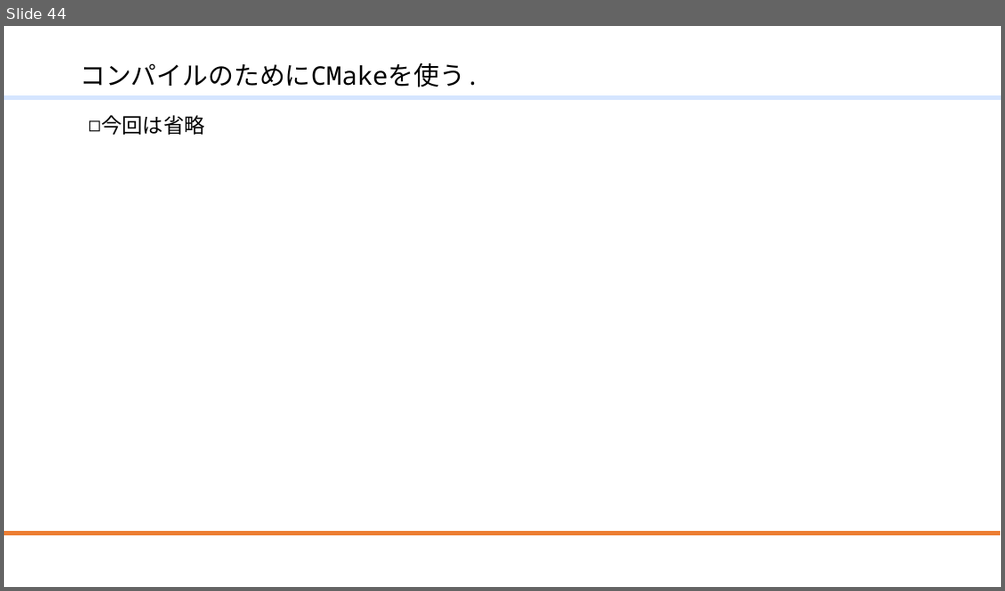
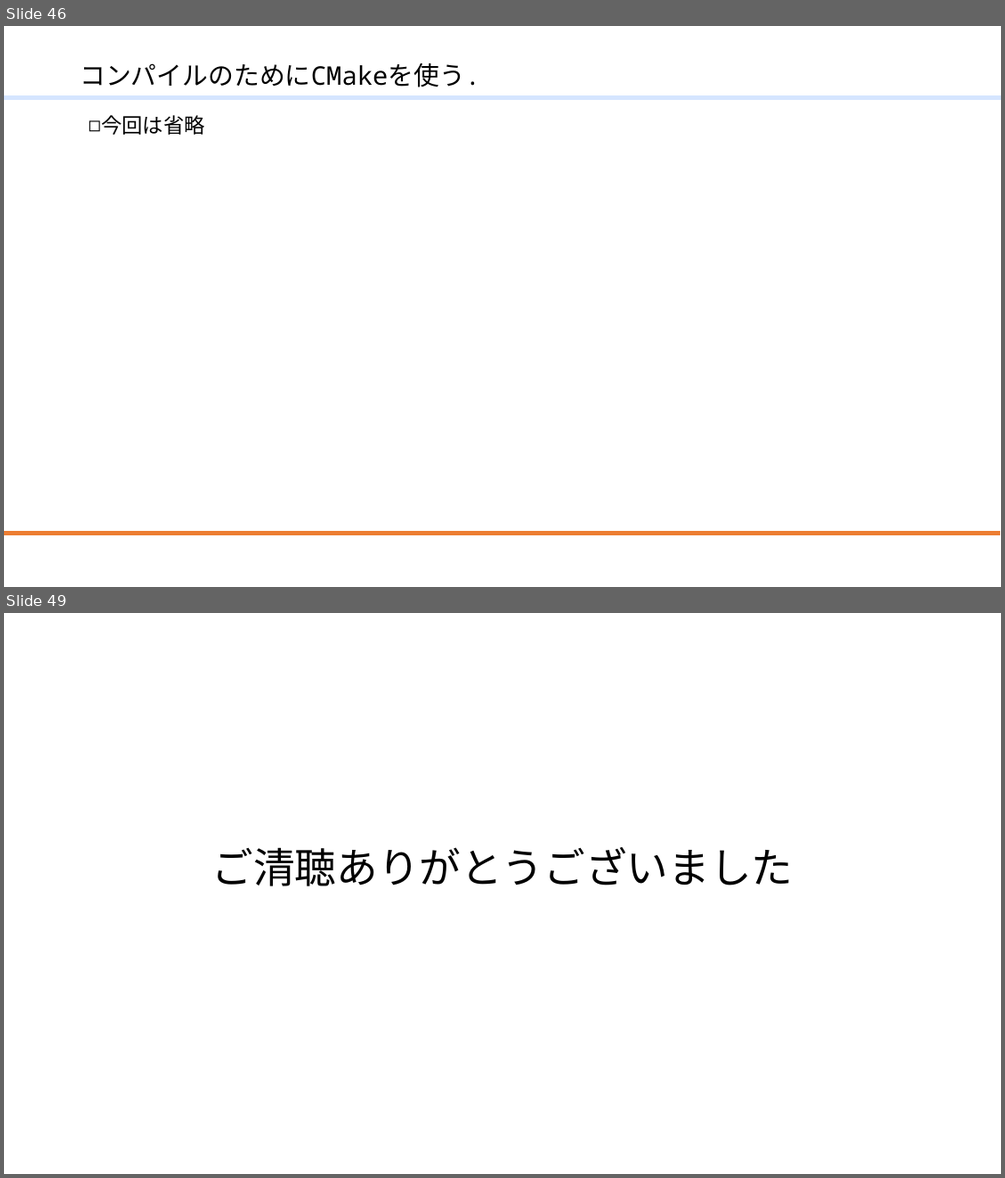
Before and after one commit to mmer547/ModernFortranLocalUserGroup, a slide deck: ModernFortran.f10/20210724_リファクタリング.pptx. Shown one above the other, each under a label of ours: slide 44 before the commit, slides 46 and 49 after it; the slides between them are not shown. The pictures are 1005x591 and 1005x1178 pixels, drawn with LibreOffice and Linux fonts; fonts in the diff are those of the drawing; background and template pictures are left out. Boxes give left, top, right and bottom in pixels: in the first picture for what was removed or moved away, otherwise in the second. Text is boxed around its words. In the diff, an @@ line names an element or a change of style, - is before the commit and + after.

```diff
--- a/ModernFortran.f10/20210724_リファクタリング.pptx
+++ b/ModernFortran.f10/20210724_リファクタリング.pptx
@@ slide 49 added at (4, 613, 1001, 1174), background #FFFFFF @@
@@ title added at (212, 847, 793, 886), 40 pt, text #000000 @@
+ご清聴ありがとうございました
@@ what was slide 44 is now slide 46 @@
```
Also in this commit, not shown: 6 slides changed, 3 other slides added, 1 slide removed, 1 other file.
